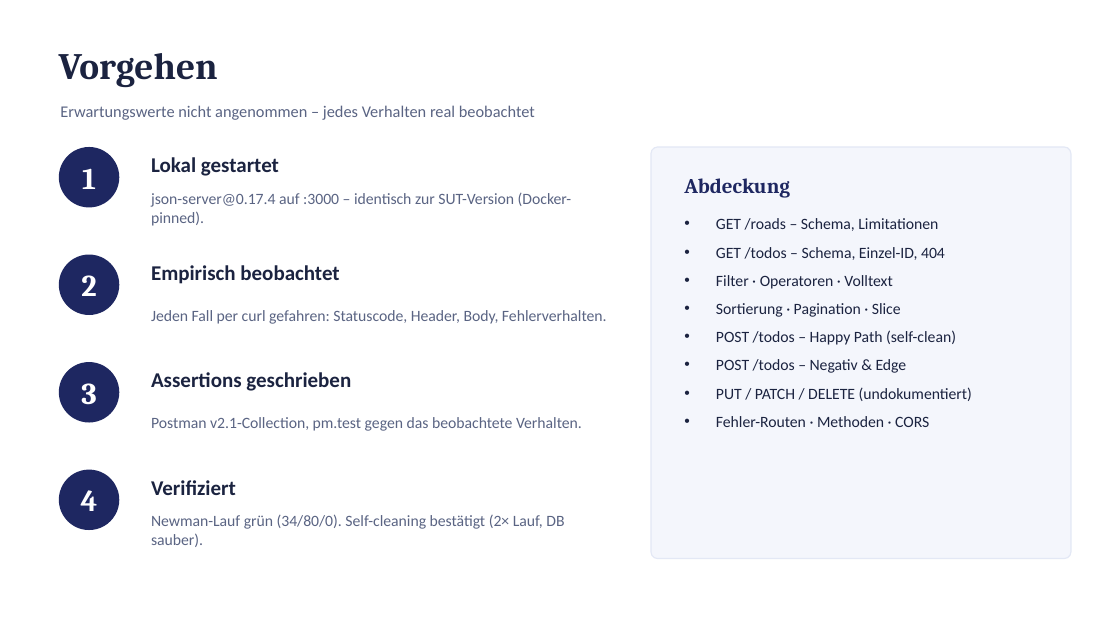
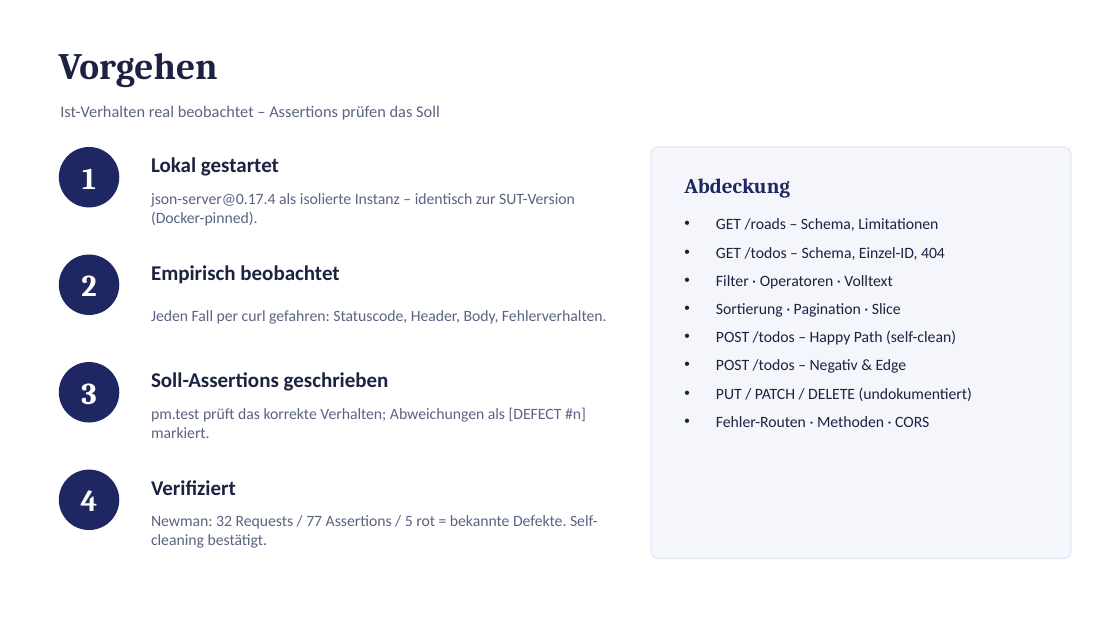
Before and after one commit to emrebaser94/edgital, a slide deck: slide 2 of api-tests/road-overview-api-findings.pptx. Drawn at 1120x630 pixels with LibreOffice and Linux fonts; fonts in the diff are those of the drawing. Boxes give left, top, right and bottom in pixels: in the first picture for what was removed or moved away, otherwise in the second. Text is boxed around its words. In the diff, an @@ line names an element or a change of style, - is before the commit and + after.

Commit message:
API tests: assert required behaviour and mark known defects
- The collection asserts the required behaviour; known defects are
  labelled [DEFECT #n] and fail on purpose (5 assertions), mirroring
  @defect in the E2E suite
- Update README, findings deck and the local Newman report

```diff
--- a/api-tests/road-overview-api-findings.pptx
+++ b/api-tests/road-overview-api-findings.pptx
@@ text at [60,105,440,120]: text changed @@
-Erwartungswerte nicht angenommen – jedes Verhalten real beobachtet
+Ist-Verhalten real beobachtet – Assertions prüfen das Soll
@@ text at [151,193,575,226]: text changed @@
-json-server@0.17.4 auf :3000 – identisch zur SUT-Version (Docker-pinned).
+json-server@0.17.4 als isolierte Instanz – identisch zur SUT-Version (Docker-pinned).
@@ text at [151,372,389,391]: text changed @@
-Assertions geschrieben
+Soll-Assertions geschrieben
@@ text at [151,407,586,438]: text changed @@
-Postman v2.1-Collection, pm.test gegen das beobachtete Verhalten.
+pm.test prüft das korrekte Verhalten; Abweichungen als [DEFECT #n] markiert.
@@ text at [151,515,598,548]: text changed @@
-Newman-Lauf grün (34/80/0). Self-cleaning bestätigt (2× Lauf, DB sauber).
+Newman: 32 Requests / 77 Assertions / 5 rot = bekannte Defekte. Self-cleaning bestätigt.
```
Also in this commit, not shown: 8 other slides changed, 3 other files.
